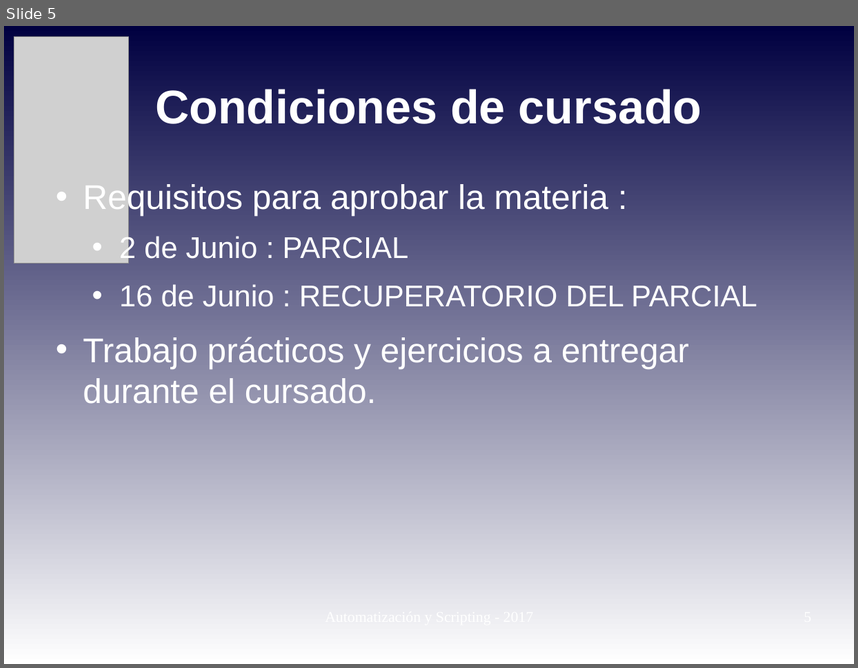
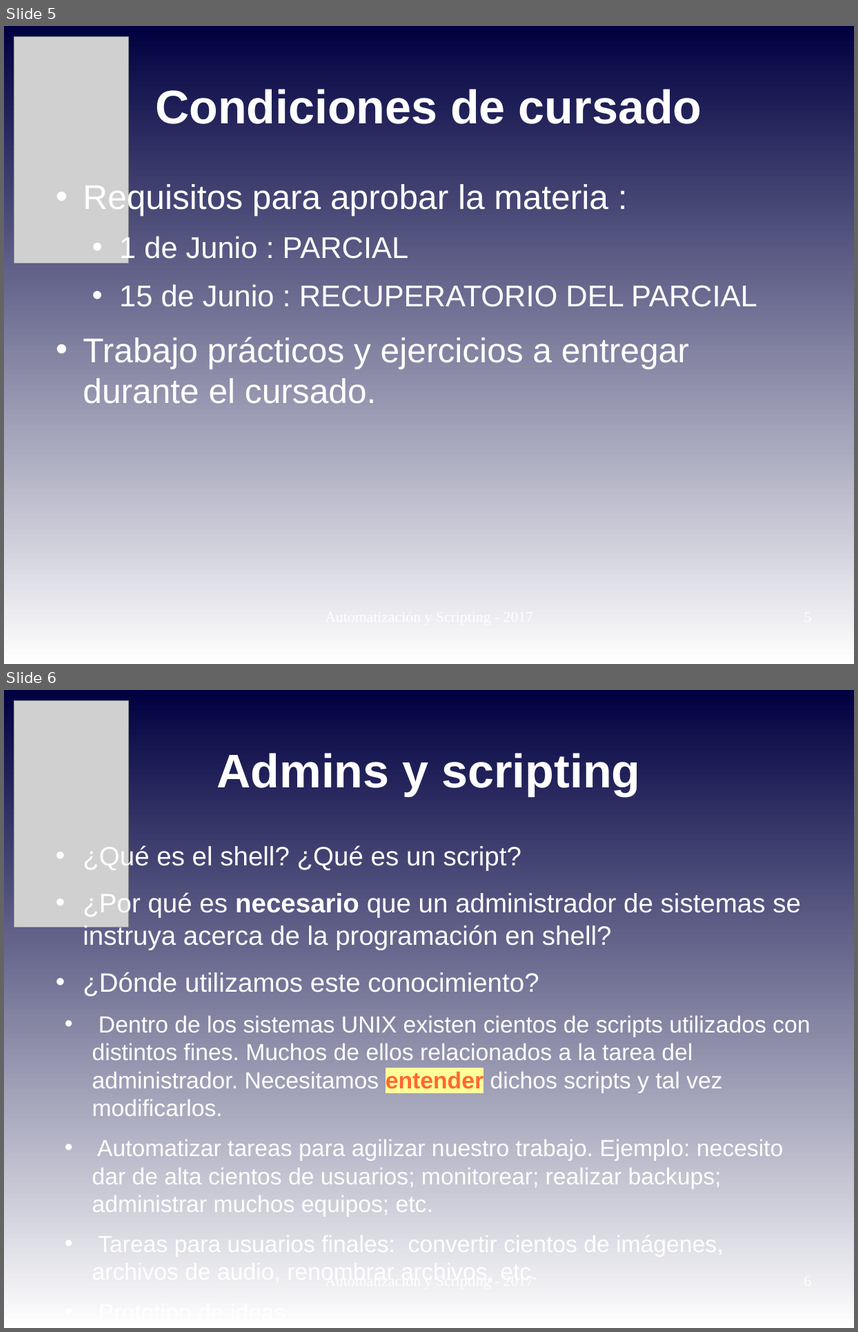
Before and after one commit to niniadcobre/-AutoyScripting, a slide deck: clases/AYS_clase01.odp. Shown one above the other, each under a label of ours: slide 5 before the commit, slides 5 and 6 after it. The pictures are 858x668 and 858x1332 pixels, drawn with LibreOffice and Linux fonts; fonts in the diff are those of the drawing; grey boxes stand for pictures. Boxes give left, top, right and bottom in pixels: in the first picture for what was removed or moved away, otherwise in the second. Text is boxed around its words. In the diff, an @@ line names an element or a change of style, - is before the commit and + after.

```diff
--- a/clases/AYS_clase01.odp
+++ b/clases/AYS_clase01.odp
@@ slide 6 added at [4,690,854,1328], background gradient #000040 to #FFFFFF @@
@@ picture added at [13,701,128,927] @@
@@ title added at [217,753,640,796], 44 pt, text #FFFFFF, bold @@
+Admins y scripting
@@ text added at [83,845,810,1257], 21.7 pt, text #FFFFFF @@
+• ¿Qué es el shell? ¿Qué es un script?
+• ¿Por qué es necesario que un administrador de sistemas se instruya acerca de la programación en shell?
+• ¿Dónde utilizamos este conocimiento?
+  • Dentro de los sistemas UNIX existen cientos de scripts utilizados con distintos fines. Muchos de ellos relacionados a la tarea del administrador. Necesitamos entender dichos scripts y tal vez modificarlos.
+  • Automatizar tareas para agilizar nuestro trabajo. Ejemplo: necesito dar de alta cientos de usuarios; monitorear; realizar backups; administrar muchos equipos; etc.
+  • Tareas para usuarios finales: convertir cientos de imágenes, archivos de audio, renombrar archivos, etc.
+  • Prototipo de ideas.
@@ slide 5 changed as well @@
@@ text at [119,234,757,307]: text changed @@
-  • 2 de Junio : PARCIAL
-  • 16 de Junio : RECUPERATORIO DEL PARCIAL
+  • 1 de Junio : PARCIAL
+  • 15 de Junio : RECUPERATORIO DEL PARCIAL
```
Also in this commit, not shown: 5 other slides changed, 2 other slides added, 3 other files.
